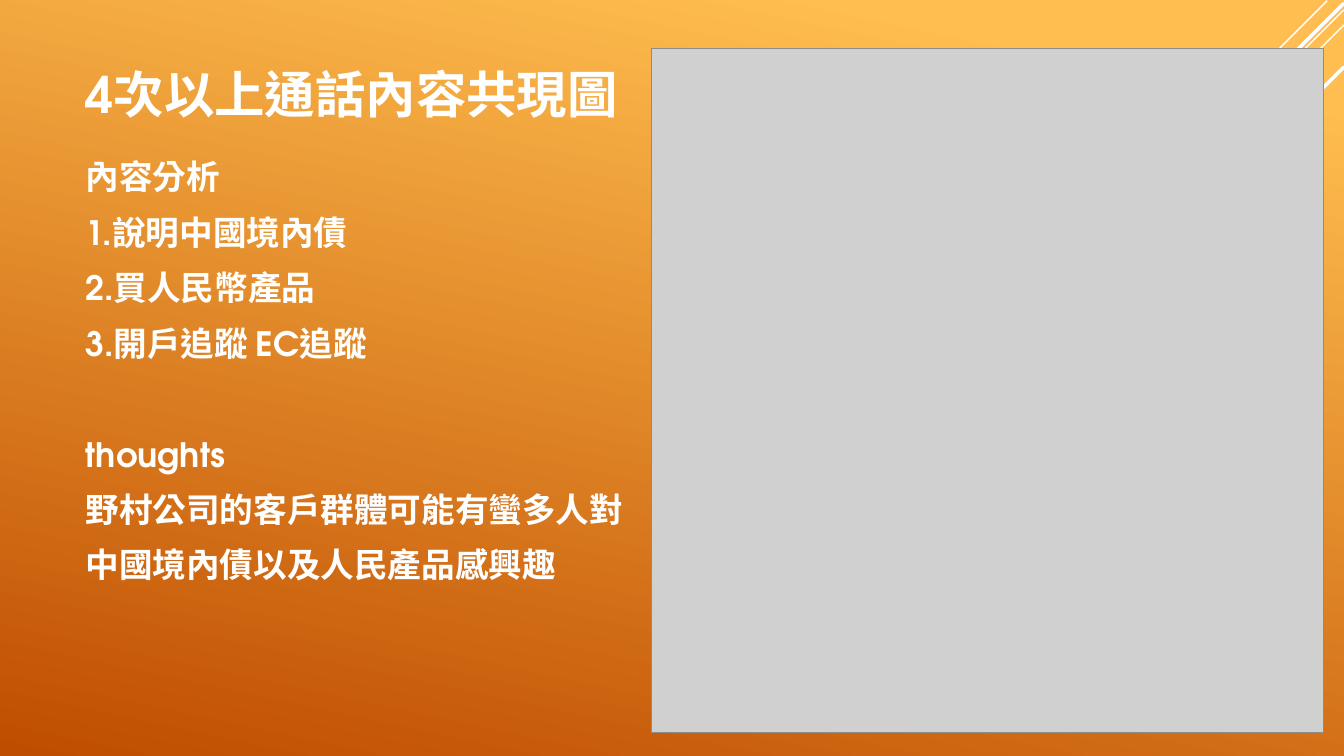
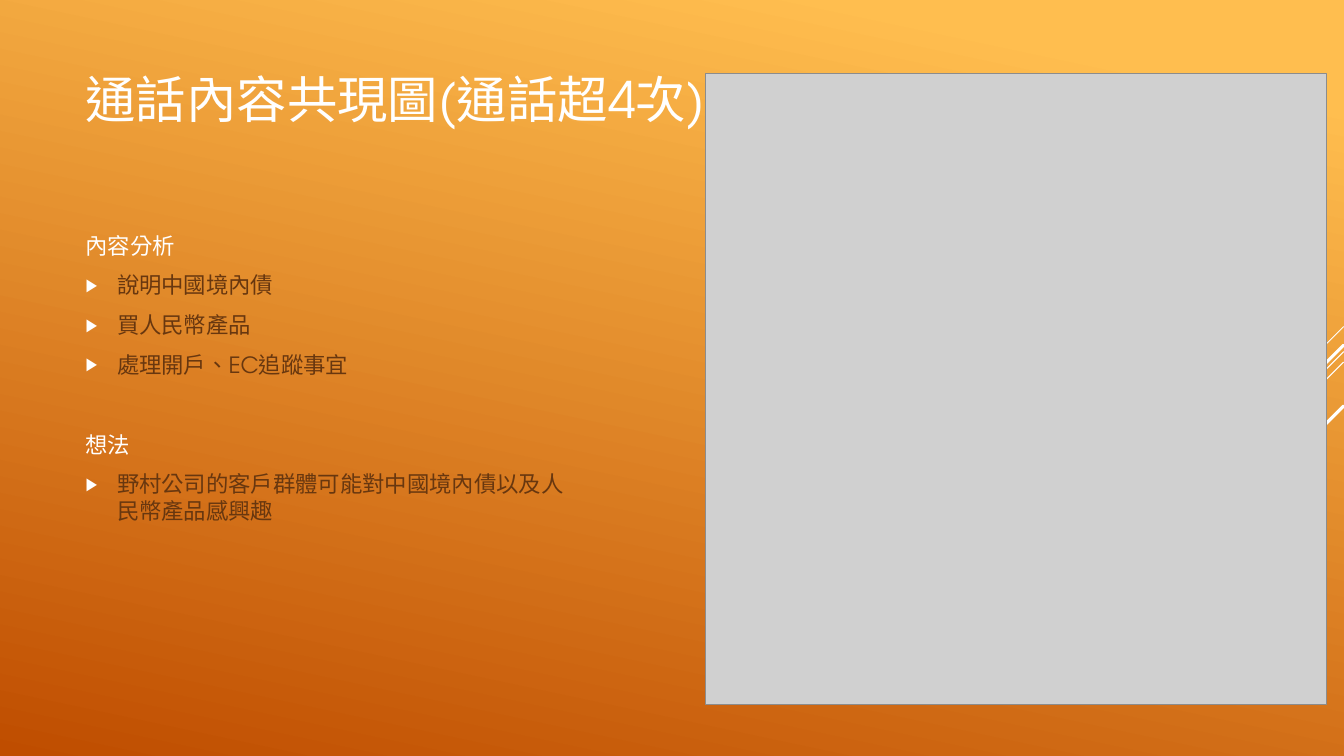
Before and after one commit to EvaXunHsu/Fintech-Course, a slide deck: slide 6 of Final/金融科技-文字探勘與機器學習.pptx (slide 7 before the commit). Drawn at 1344x756 pixels with LibreOffice and Linux fonts; fonts in the diff are those of the drawing; grey boxes stand for pictures. Boxes give left, top, right and bottom in pixels: in the first picture for what was removed or moved away, otherwise in the second. Text is boxed around its words. In the diff, an @@ line names an element or a change of style, - is before the commit and + after.

```diff
--- a/Final/金融科技-文字探勘與機器學習.pptx
+++ b/Final/金融科技-文字探勘與機器學習.pptx
@@ line removed from (1344, 10) to (674, 681) @@
@@ line removed from (1344, 25) to (798, 572) @@
@@ line removed from (1344, 4) to (809, 538) @@
@@ line removed from (1327, 1) to (907, 421) @@
@@ title removed at [86, 69, 618, 118] @@
-4次以上通話內容共現圖
@@ title added at [86, 75, 705, 129], 36 pt, text #FFFFFF @@
+通話內容共現圖(通話超4次)
@@ picture: place and size @@
-picture at [651, 48, 1324, 733]
+picture at [706, 74, 1327, 706]
@@ line removed from (1344, 68) to (865, 546) @@
@@ text "內容分析": place and size @@
-text "內容分析" at [86, 160, 624, 581]
+text "內容分析" at [86, 235, 563, 521]
@@ text "內容分析" at [86, 235, 563, 521]: vertical alignment top to middle @@
@@ text at [86, 235, 175, 256]: size 24 to 16 pt, bold off in "內容分析"; less space between paragraphs @@
@@ text at [86, 274, 563, 521]: text changed; size 24 to 16 pt; text colour #FFFFFF to #68380F; bold off @@
-1.說明中國境內債
-2.買人民幣產品
-3.開戶追蹤 EC追蹤
-thoughts
-野村公司的客戶群體可能有蠻多人對
-中國境內債以及人民產品感興趣
+▶ 說明中國境內債
+▶ 買人民幣產品
+▶ 處理開戶、EC追蹤事宜
+想法
+▶ 野村公司的客戶群體可能對中國境內債以及人民幣產品感興趣
@@ group added at [1015, 327, 1344, 681]: 5 lines @@
```
Also in this commit, not shown: 15 other slides changed, 3 slides added, 3 slides removed, 24 other files.
